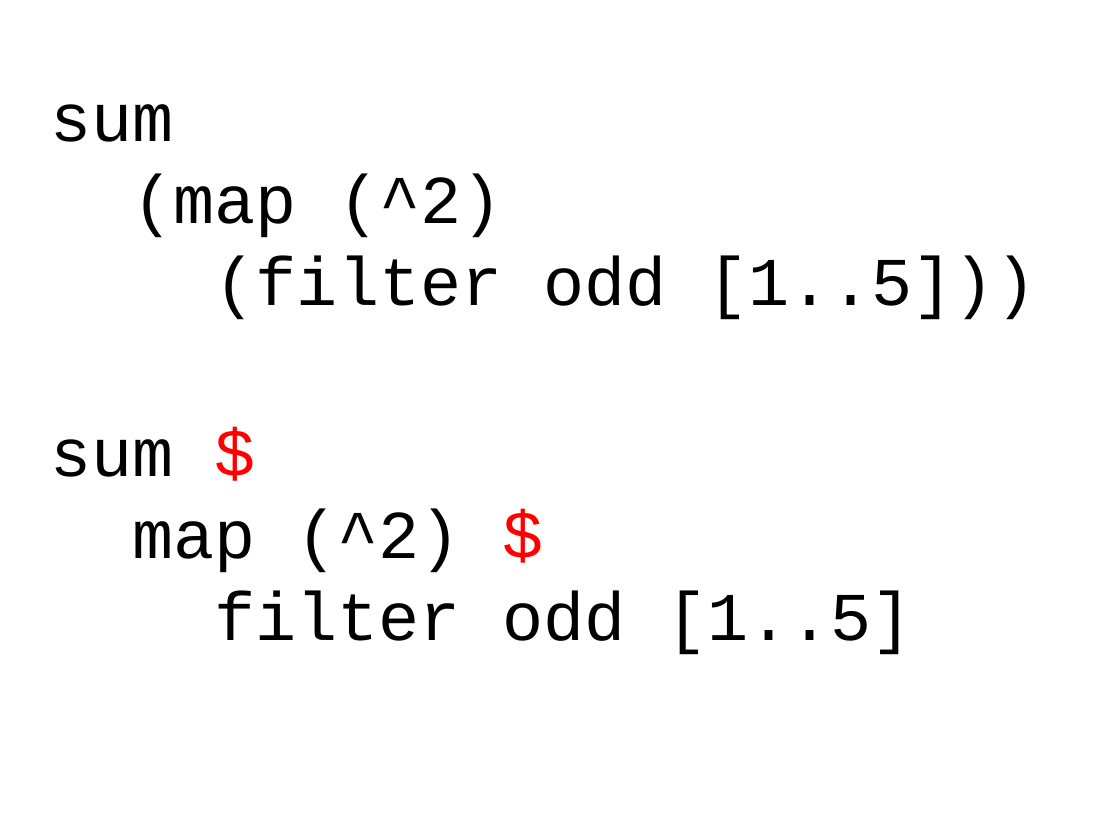
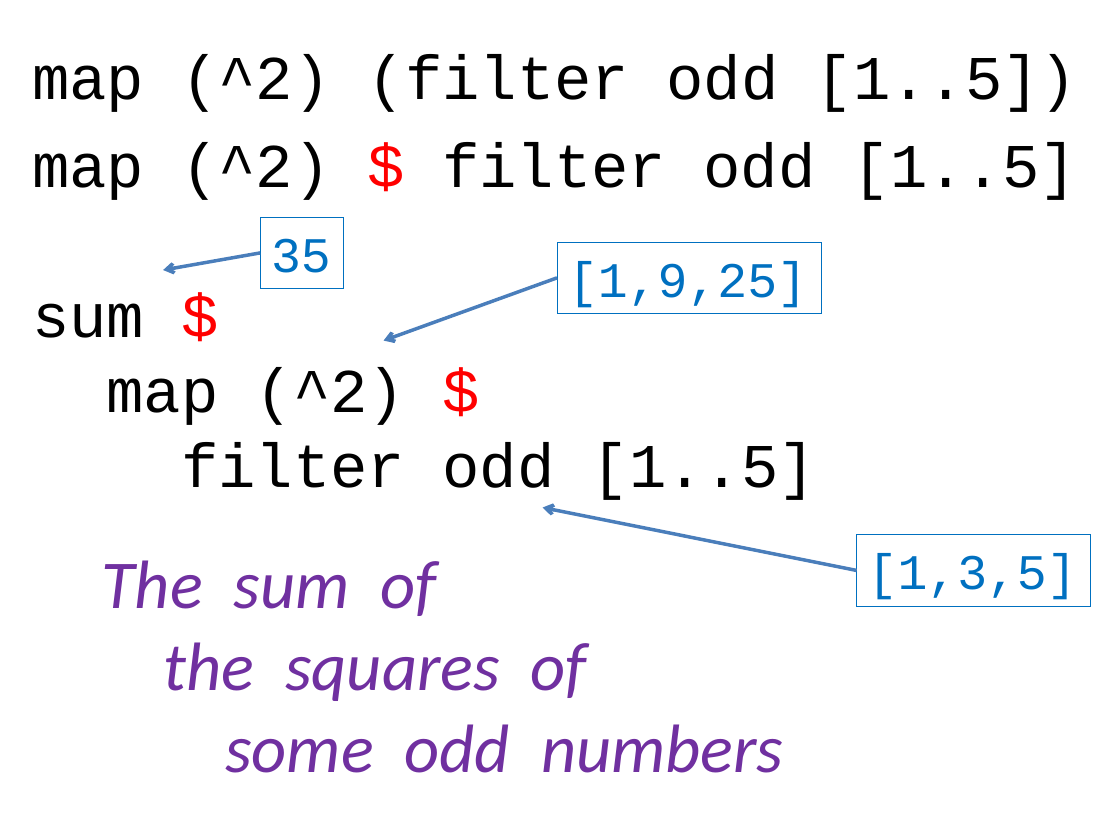
Before and after one commit to dominicprior/beginning-haskell-course, a slide deck: slide 7 of beginning-haskell.pptx (slide 6 before the commit). Drawn at 1120x840 pixels with LibreOffice and Linux fonts; fonts in the diff are those of the drawing. Boxes give left, top, right and bottom in pixels: in the first picture for what was removed or moved away, otherwise in the second. Text is boxed around its words. In the diff, an @@ line names an element or a change of style, - is before the commit and + after.

```diff
--- a/beginning-haskell.pptx
+++ b/beginning-haskell.pptx
@@ text at (32, 55, 1077, 112): text changed; size 44 to 40 pt @@
-sum
-(map (^2)
-(filter odd [1..5]))
+map (^2) (filter odd [1..5])
@@ text added at (32, 143, 1077, 200), 40 pt, text #000000 @@
+map (^2) $ filter odd [1..5]
@@ rectangle added at (260, 217, 343, 289), outline #0070C0 0.75 pt, 32 pt, text #0070C0 @@
+35
@@ arrow added from (260, 253) to (164, 270), #4B7EBC 2.25 pt @@
@@ rectangle added at (557, 242, 821, 314), outline #0070C0 0.75 pt, 32 pt, text #0070C0 @@
+[1,9,25]
@@ text "sum $": place and size @@
-text "sum $" at (50, 439, 912, 655)
+text "sum $" at (32, 303, 816, 500)
@@ text "sum $" at (32, 303, 816, 500): size 44 to 40 pt @@
@@ arrow added from (557, 278) to (384, 340), #4B7EBC 2.25 pt @@
@@ arrow added from (857, 570) to (542, 507), #4B7EBC 2.25 pt @@
@@ rectangle added at (857, 534, 1091, 606), outline #0070C0 0.75 pt, 32 pt, text #0070C0 @@
+[1,3,5]
@@ text added at (102, 560, 783, 773), 44 pt, text #7030A0, italic @@
+The sum of
+the squares of
+some odd numbers
```
Also in this commit, not shown: 1 other slide changed, 1 slide added.
